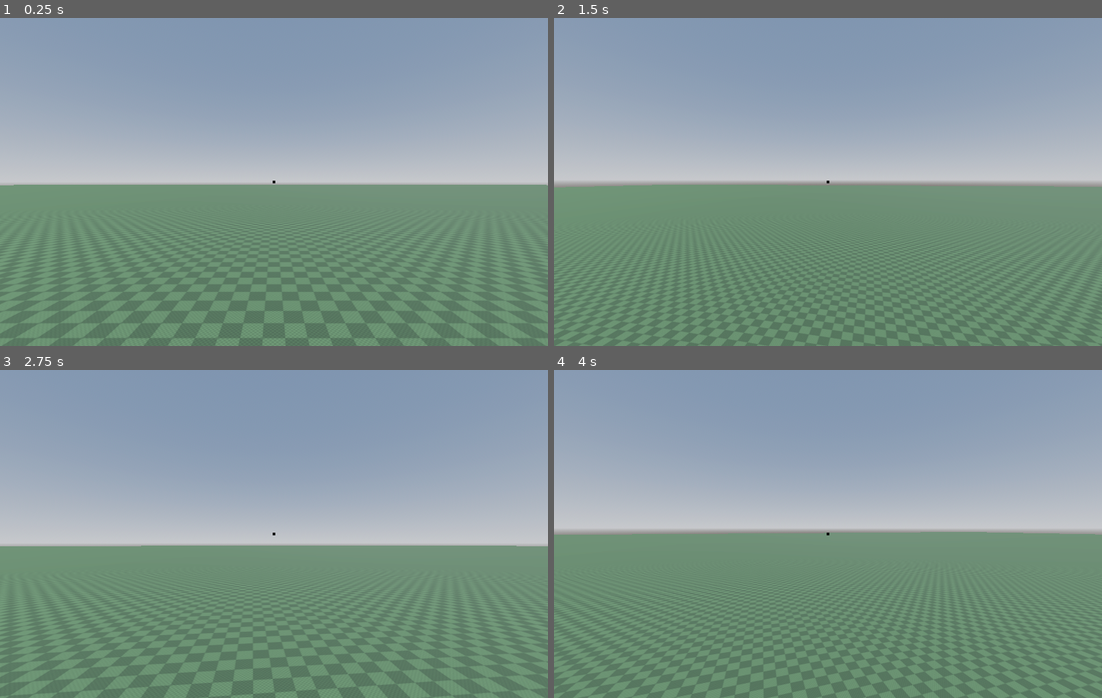
Above: before the commit, frames 1-4 (two rows, left to right).
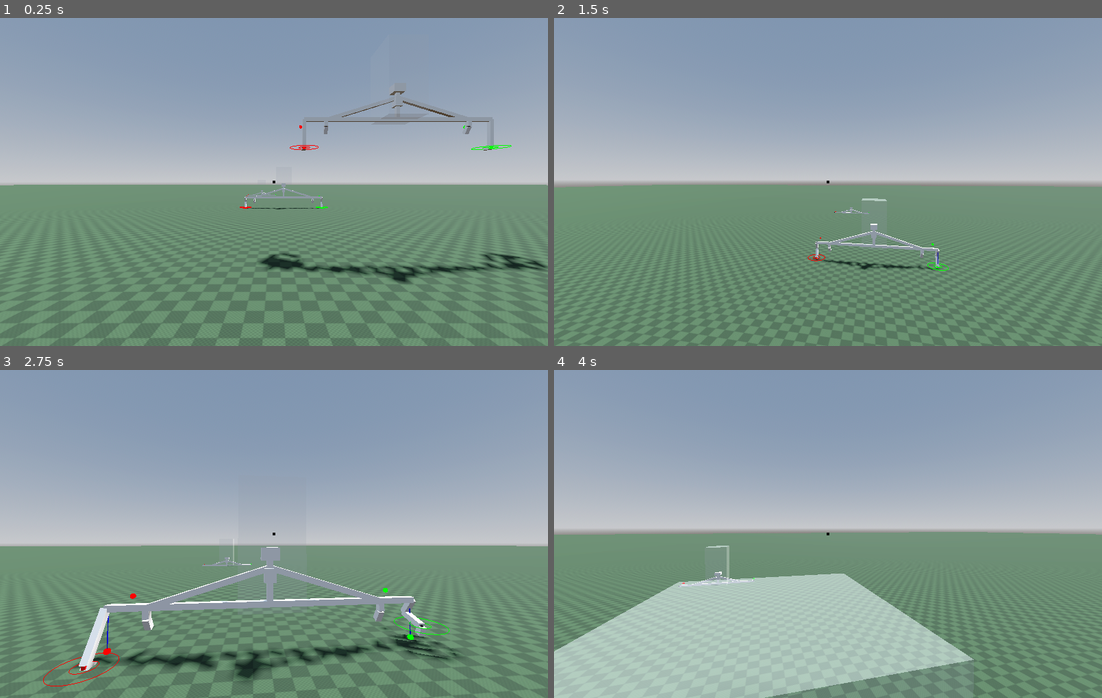
Above: after the commit, the same moments.

Repository: marcolatellafrias/character-parametric
Game: Godot game, scene res://Scenes/Demo.tscn
Two runs of this game, one before a commit and one after it. Both use one fixed random seed, a clock stepped at 60 frames per second and the inputs below.
Inputs (mouse positions are in pixels of both pictures, inside the frame that each line leads up to):
- Up to frame 1 (0.25 s): no input
- Up to frame 2 (1.5 s): tap Enter at 0.5 s; move the mouse to (855, 182) at 0.52 s; hold W (move_forward) from 0.53 s (still down); click (855, 182) at 0.6 s; tap Space (jump) at 0.77 s; move the mouse to (800, 182) at 1.27 s; tap Shift (sprint) at 1.35 s
- Up to frame 3 (2.75 s): keep holding W (move_forward); tap Space (jump) at 1.52 s; move the mouse to (284, 527) at 2.02 s; click (284, 527) at 2.1 s
- Up to frame 4 (4 s): keep holding W (move_forward); move the mouse to (822, 540) at 2.77 s; tap Shift (sprint) at 2.85 s; click (822, 540) at 2.92 s; tap Space (jump) at 3.02, 3.77 s; move the mouse to (866, 537) at 3.52 s; click (866, 537) at 3.6 s

The runs differ from the first frame. In frame 1, 2.1% of the frame differs, in the area x 43-100%, y 22-81%; in frame 2, 0.8%; in frame 3, 5.8%; in frame 4, 24%, in the area x 0-100%, y 49-100%.
Error before the commit: Invalid access to property or key 'global_position' on a base object of type 'Nil'. (res://Scripts/character/bone_instantiator.gd:99)

Commit message:
fixed player instantiaton bug

Diff:
--- a/Scenes/Demo.tscn
+++ b/Scenes/Demo.tscn
@@ -154,8 +154,12 @@
 
 [node name="chars" type="Node3D" parent="."]
 
-[node name="player_root" parent="chars" instance=ExtResource("11_ymvx6")]
+[node name="fat" parent="chars" instance=ExtResource("11_ymvx6")]
 transform = Transform3D(1, 0, 0, 0, 1, 0, 0, 0, 1, 0, 3.7216759, -12.740562)
 
-[node name="player_root2" parent="chars" instance=ExtResource("11_ymvx6")]
-transform = Transform3D(1, 0, 0, 0, 1, 0, 0, 0, 1, -0.7392845, 0.02957344, -24.71506)
+[node name="tall" parent="chars" instance=ExtResource("11_ymvx6")]
+transform = Transform3D(1, 0, 0, 0, 1, 0, 0, 0, 1, -2.7346802, 0.8951359, -21.19106)
+
+[node name="kid" parent="chars" instance=ExtResource("11_ymvx6")]
+transform = Transform3D(1, 0, 0, 0, 1, 0, 0, 0, 1, -4.94421, 0.02957344, -34.64692)
+archetype = 1
--- a/Scripts/character/archetypes.gd
+++ b/Scripts/character/archetypes.gd
@@ -48,16 +48,6 @@
 var shoulder_width_proportion : float
 var distance_from_ground_factor := 0.1  #tiene las piernas 10% flexionadas cuando esta en el piso
 
-
-
-func as_alien(seed: float) -> EntityStats:
-	return
-func as_human(seed: float) -> EntityStats:
-	return
-func as_robot(seed: float) -> EntityStats:
-	return
-
-
 static func create(archetype: Archetype) -> EntityStats:
 	if(archetype == Archetype.fat_man):
 		return fat_man_arch()
@@ -68,6 +58,13 @@
 	else:
 		return giga_arch()
 
+func as_alien(seed: float) -> EntityStats:
+	return
+func as_human(seed: float) -> EntityStats:
+	return
+func as_robot(seed: float) -> EntityStats:
+	return
+
 static func fat_man_arch() -> EntityStats:
 	var arch = EntityStats.new()
 
--- a/Scripts/character/bone_instantiator.gd
+++ b/Scripts/character/bone_instantiator.gd
@@ -1,10 +1,7 @@
 class_name BoneInstantiator
 extends Node3D
 
-@export var archetype: EntityStats.Archetype = EntityStats.Archetype.kid:
-	set(value):
-		archetype = value
-		initialize_skeleton()
+@export var archetype: EntityStats.Archetype = EntityStats.Archetype.fat_man
 
 var entity_stats : EntityStats
 var skel_sizes_util: SkeletonSizesUtil
@@ -20,8 +17,7 @@
 var previous_transform : Transform3D
 
 func _ready() -> void:
-	pass
-	#initialize_skeleton()
+	initialize_skeleton()
 
 func initialize_skeleton() -> void:
 	#Primero limpio todas las generaciones anteriores
